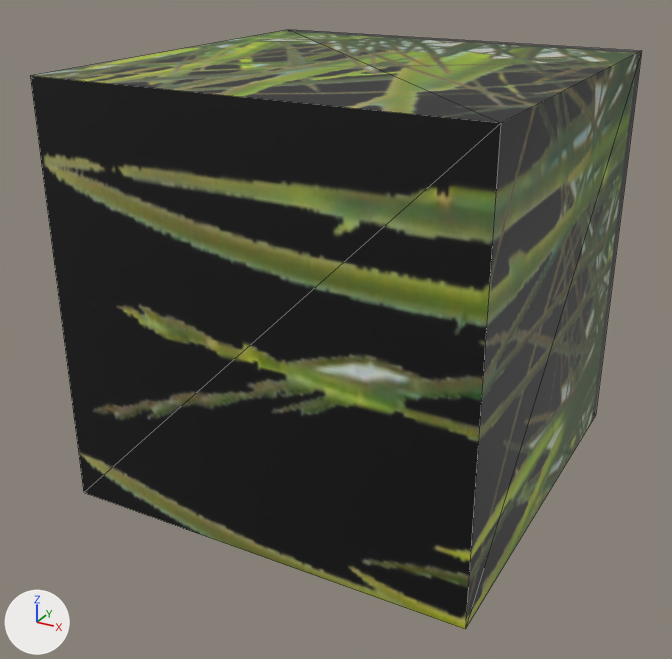
Renders of the COLLADA model x64/models/vegetation/grass/grass.dae from each side of a commit.
Before and after are seen from a 50 mm lens placed at (1.96, -3.8, 2.58), pointed at (-0.05, -0.15, 0.75). Lighting does not change. The marker at lower left points along +X, +Y and +Z. Mesh edges are drawn as thin lines.
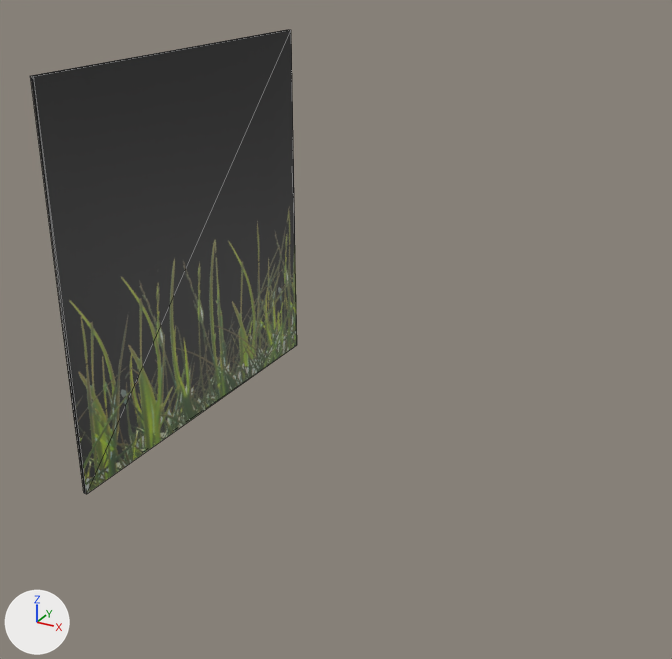
The newer file is also turned or shifted as a whole; pictures and numbers use the older file's frame.

Location of each change, (x1, y1, x2, y2) in pixels of the pictures (672 x 659 px):
'Cube', reshaped (56% narrower, 22% shorter)
    before: (30, 30, 642, 629)
    after: (30, 30, 297, 494)

The change, as a list of edits to the scene's bpy script:
```text
Add img_grass_field_png:
    img_grass_field_png = load_image('grass_field.png', 'grass_field.png', 1028, 1028, 'sRGB')
Add mat_material_004:
    mat_material_004 = principled_material('Material.004')
    mat_material_004.texture = img_grass_field_png
Change me_cube:
    used by ob_cube; location = (0.0, 0.0, 0.0)
    remove me_cube.from_pydata(...)  # 8 vertices, 12 faces; spans x -1.0..1.0, y -1.0..1.0, z 0.0..2.0
    remove me_cube.materials.append(mat_material)  # picture img_grass_field2_png
    add me_cube.from_pydata(...)  # 8 vertices, 12 faces; spans x -1.0..-0.98, y -1.0..1.0, z 0.0..2.0
    me_cube part 1
    4 vertices are removed from x 1.0, y -1.0..1.0, z 0.0..2.0
    12 faces are deleted
    4 vertices are added at (-0.98, -1.0, 0.0), (-0.98, -1.0, 2.0), (-0.98, 1.0, 0.0), (-0.98, 1.0, 2.0)
    12 new faces join them
    add me_cube.materials.append(mat_material_004)  # picture img_grass_field_png
```
